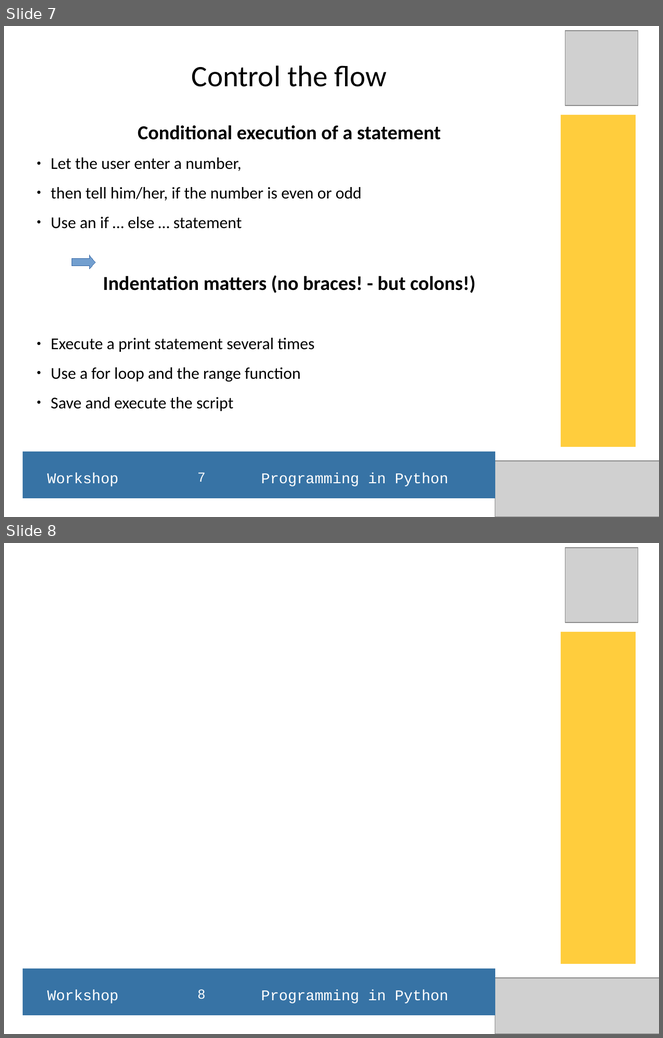
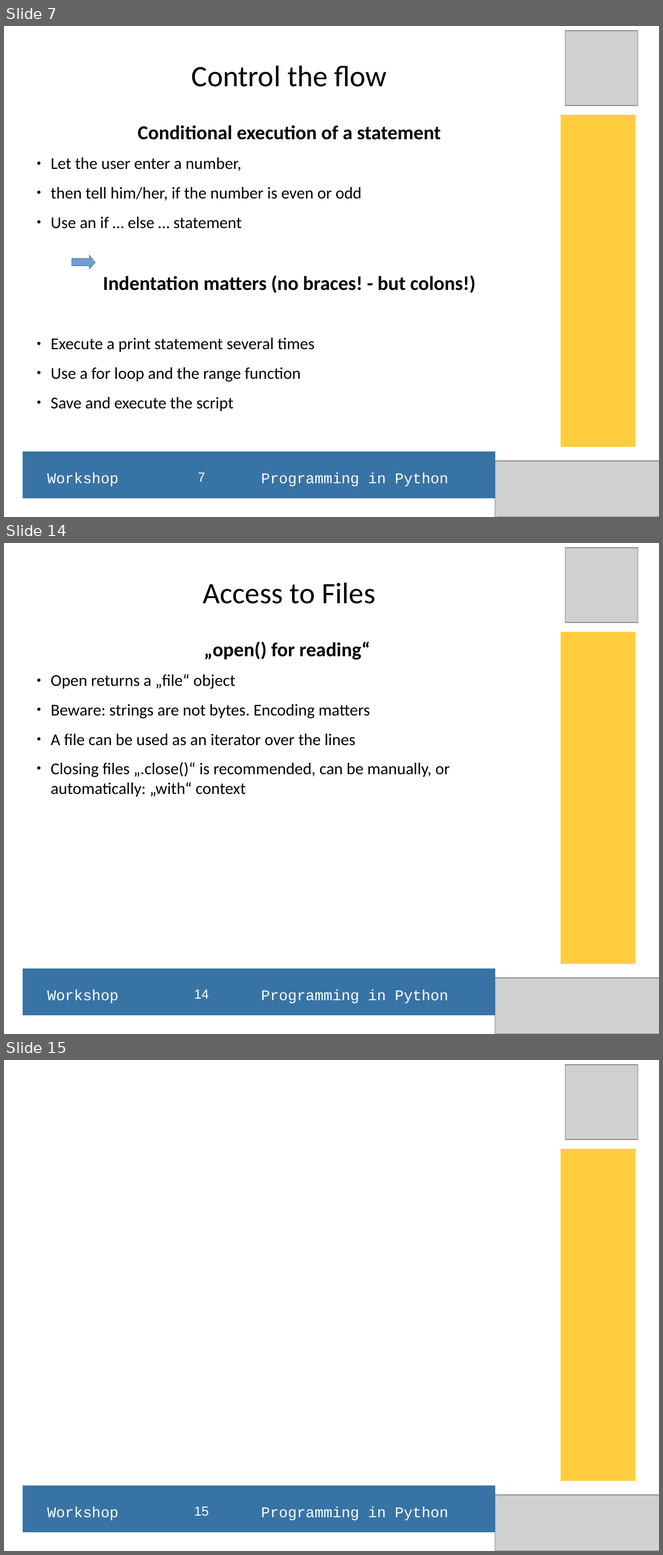
Before and after one commit to hans-boden/pyws-fablab-lisbon, a slide deck: resources/python_ws_2016Q1.odp. Shown one above the other, each under a label of ours: slides 7 and 8 before the commit, slides 7, 14 and 15 after it; the slides between them are not shown. The pictures are 663x1038 and 663x1555 pixels, drawn with LibreOffice and Linux fonts; fonts in the diff are those of the drawing; grey boxes stand for pictures. Boxes give left, top, right and bottom in pixels: in the first picture for what was removed or moved away, otherwise in the second. Text is boxed around its words. In the diff, an @@ line names an element or a change of style, - is before the commit and + after.

Commit message:
Added resources and scrips, updated the presentation file(.odp)
New ressources: Shell Command file 01 and the shell output 01 for the basic python commands
New Script: eval_loop.py  - read and interpret a shell command file and write the results to stdout

```diff
--- a/resources/python_ws_2016Q1.odp
+++ b/resources/python_ws_2016Q1.odp
@@ slide 14 added at [4, 543, 659, 1034], background #FFFFFF @@
@@ picture added at [566, 548, 638, 623] @@
@@ title added at [203, 583, 375, 604], 36 pt, text #000000 @@
+Access to Files
@@ rectangle added at [561, 632, 636, 965], fill #FFCD3D @@
@@ subtitle added at [51, 642, 450, 797], 20 pt, text #000000 @@
+„open() for reading“
+● Open returns a „file“ object
+● Beware: strings are not bytes. Encoding matters
+● A file can be used as an iterator over the lines
+● Closing files „.close()“ is recommended, can be manually, or
+  automatically: „with“ context
@@ rectangle added at [22, 969, 495, 1016], fill #3773A5 @@
@@ picture added at [496, 978, 659, 1034] @@
@@ text added at [47, 990, 449, 1004], 18 pt, text #FFFFFF @@
+Workshop Programming in Python
@@ page number added at [194, 990, 209, 999], 16 pt, text #FFFFFF @@
+14
@@ what was slide 8 is now slide 15 @@
@@ page number at [194, 1507, 209, 1517]: text changed @@
-8
+15
```
Also in this commit, not shown: 1 slide changed, 6 other slides added, 3 other files.
